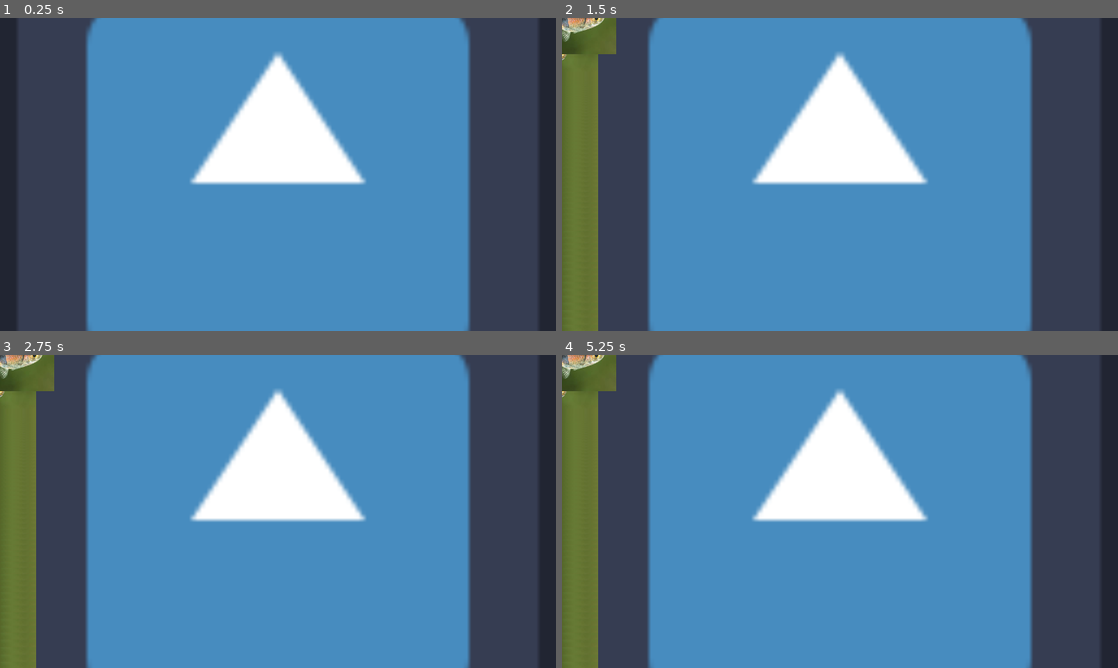
Above: before the commit, frames 1-4 (two rows, left to right).
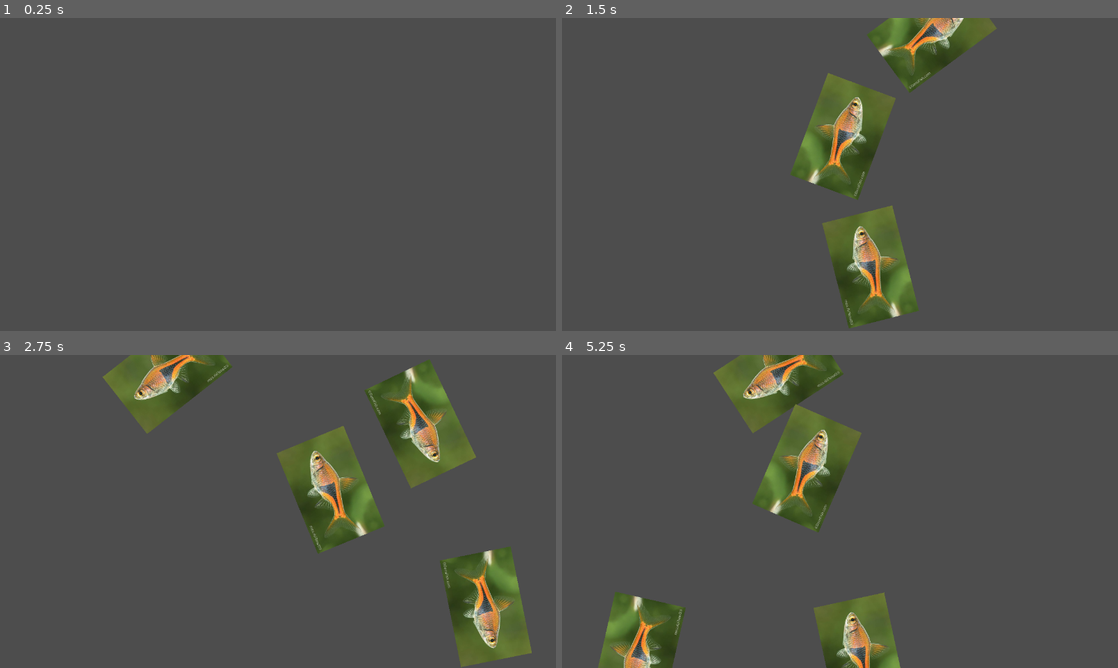
Above: after the commit, the same moments.

Repository: lolyay270/Mobile-Dev-Small
Game: Godot game, scene res://scenes/game.tscn
Two runs of this game, one before a commit and one after it. Both use one fixed random seed, a clock stepped at 60 frames per second and the inputs below. This scene is started directly instead of the project's main scene. The engine's default icon, where the game draws it, is replaced by a stand-in: a white triangle on a blue panel in a dark square.
Inputs:
- Up to frame 1 (0.25 s): no input
- Up to frame 2 (1.5 s): no input
- Up to frame 3 (2.75 s): no input
- Up to frame 4 (5.25 s): no input

The runs differ from the first frame. In frame 1, 76% of the frame differs, in the area x 0-100%, y 0-100%; in frame 2, 80%; in frame 3, 83%; in frame 4, 81%.
Error before the commit: Invalid type in function 'randf_range' in base 'RandomNumberGenerator'. Cannot convert argument 1 from Vector2 to float. (res://scripts/spawner.gd:47)

Commit message:
feat(fish): jump on screen

Diff:
--- a/objects/fish.tscn
+++ b/objects/fish.tscn
@@ -6,6 +6,7 @@
 [sub_resource type="RectangleShape2D" id="RectangleShape2D_mmmkr"]
 
 [node name="RigidBody2D" type="RigidBody2D"]
+gravity_scale = 0.0
 script = ExtResource("1_mmmkr")
 
 [node name="CollisionShape2D" type="CollisionShape2D" parent="."]
--- a/scenes/game.tscn
+++ b/scenes/game.tscn
@@ -1,8 +1,9 @@
-[gd_scene load_steps=4 format=3 uid="uid://btxwjf1oh0f2p"]
+[gd_scene load_steps=5 format=3 uid="uid://btxwjf1oh0f2p"]
 
 [ext_resource type="Texture2D" uid="uid://dkh021bwgv0om" path="res://icon.svg" id="1_5khgj"]
 [ext_resource type="Script" uid="uid://ceo586xslgpb0" path="res://scripts/gameManager.gd" id="1_hinrk"]
 [ext_resource type="Script" uid="uid://chvvopsvkk6yx" path="res://scripts/spawner.gd" id="2_31v75"]
+[ext_resource type="PackedScene" uid="uid://bsw0xxj4d5f00" path="res://objects/fish.tscn" id="4_lbhrr"]
 
 [node name="Node2D" type="Control"]
 layout_mode = 3
@@ -28,5 +29,9 @@
 stretch_mode = 3
 
 [node name="background" type="TextureRect" parent="AspectRatioContainer"]
+visible = false
 layout_mode = 2
 texture = ExtResource("1_5khgj")
+
+[node name="RigidBody2D" parent="." instance=ExtResource("4_lbhrr")]
+position = Vector2(0, 900)
--- a/scripts/fish.gd
+++ b/scripts/fish.gd
@@ -3,16 +3,25 @@
 @export var spawnLeft: bool # fish spawns on left half to jump to the right
 @export var horDistance: float
 @export var vertDistance: float
+@export var ySpawnPos: float
 
-func _ready() -> void:
+@onready var sprite: Sprite2D = $Sprite2D
+
+func _process(delta: float) -> void:
+	if global_position.y > ySpawnPos + 100:
+		self.queue_free()
+
+# only start moving the fish when spawner gives values
+func Start():
+	if (!spawnLeft):
+		sprite.flip_v = true
+
+	gravity_scale = 1 # start gravity
+
 	if (!spawnLeft):
 		horDistance *= -1
-	apply_central_impulse(Vector2(horDistance,vertDistance * -1))
 
-func _process(delta: float) -> void:
-	pass
-	# rotate based on screen position - set_angular_velicity(speed: float)
-	#
+	apply_central_impulse(Vector2(horDistance / 2.8, vertDistance * -2))
 
 func _physics_process(delta: float) -> void:
 	look_at(linear_velocity + position)
--- a/scripts/spawner.gd
+++ b/scripts/spawner.gd
@@ -9,8 +9,8 @@
 const maxTime: float = 1
 
 const sideRatio: float = 0.5 # 50% left side spawns, 50% right
-const spawnZonePadding: float = 0.05 # percent of screen around each spawn zone that cannot be spawned in
-const ySpawnPos: float = 0 # spawn location of fish below the screen
+const spawnZonePadding: float = 0.1 # percent of screen around each spawn zone that cannot be spawned in
+var ySpawnPos: float # spawn location of fish below the screen
 
 var delay: float;
 var lastSpawn: float = 0
@@ -19,38 +19,54 @@
 # Called when the node enters the scene tree for the first time.
 func _ready() -> void:
 	SetRandomDelay()
+	ySpawnPos = viewportSize.y + 250
 
 
 # Called every frame. 'delta' is the elapsed time since the previous frame.
 func _process(delta: float) -> void:
 	viewportSize = Vector2(get_viewport().size)
-	#print("runTime: ", gameManager.runTime, "   lastSpawn: ", lastSpawn, "   delay: ", delay)
+
 	if (lastSpawn + delay <= gameManager.runTime):
+
 		#spawn object
-		var instance = fish1.instantiate()
-		add_child(instance)
+		var fish = fish1.instantiate()
+		add_child(fish)
 
-		#left half or right spawn?
-		var side = randf()
-		var posMin
-		var posMax
+		GiveFishRandomValues(fish)
 
-		if (side < sideRatio):
-			instance.spawnLeft = true;
-			posMin = viewportSize * spawnZonePadding
-			posMax = (viewportSize / 2) - posMin
-		else:
-			instance.spawnLeft = false;
-			# posMin =
-			# posMax =
-
-		var xPos = randf_range(posMin, posMax)
-		instance.transform.origin = Vector2(xPos, ySpawnPos)
+		fish.Start()
 
 		# reset timer vars
 		lastSpawn = gameManager.runTime
 		SetRandomDelay()
 
 
+func GiveFishRandomValues(fish):
+	#left half or right spawn?
+	var side = randf()
+	var posMin
+	var posMax
+
+	# spawn position (within the left/right halfs of screen) randomisation
+	if (side < sideRatio):
+		fish.spawnLeft = true
+		posMin = viewportSize.x * spawnZonePadding
+		posMax = (viewportSize.x / 2) - spawnZonePadding
+	else:
+		fish.spawnLeft = false
+		posMin = (viewportSize.x / 2) + spawnZonePadding
+		posMax = viewportSize.x - (viewportSize.x * spawnZonePadding)
+
+	var xPos = randf_range(posMin, posMax)
+	fish.transform.origin = Vector2(xPos, ySpawnPos)
+
+	if (fish.spawnLeft):
+		fish.horDistance = viewportSize.x - xPos - spawnZonePadding
+	else:
+		fish.horDistance = xPos - spawnZonePadding
+
+	fish.vertDistance = viewportSize.y - spawnZonePadding
+	fish.ySpawnPos = ySpawnPos
+
 func SetRandomDelay() -> void:
 	delay = randf_range(minTime, maxTime)
